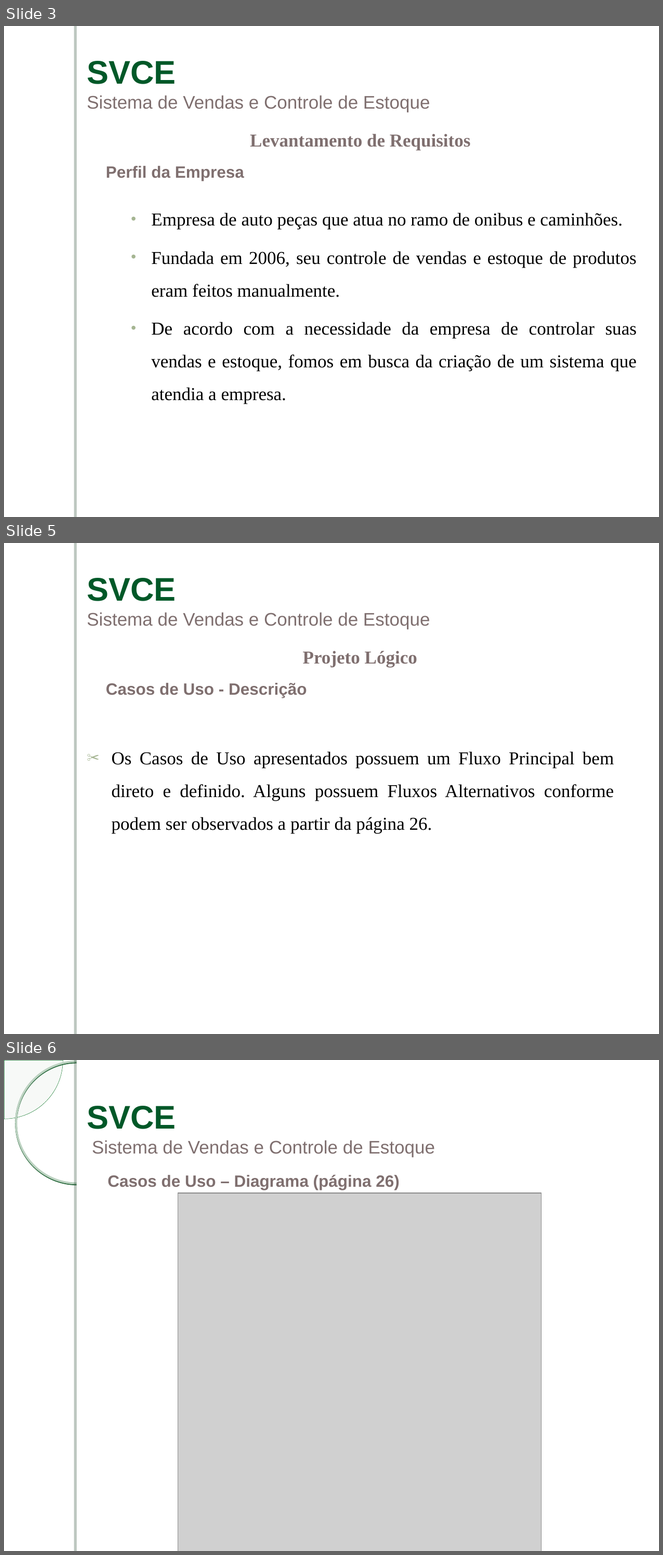
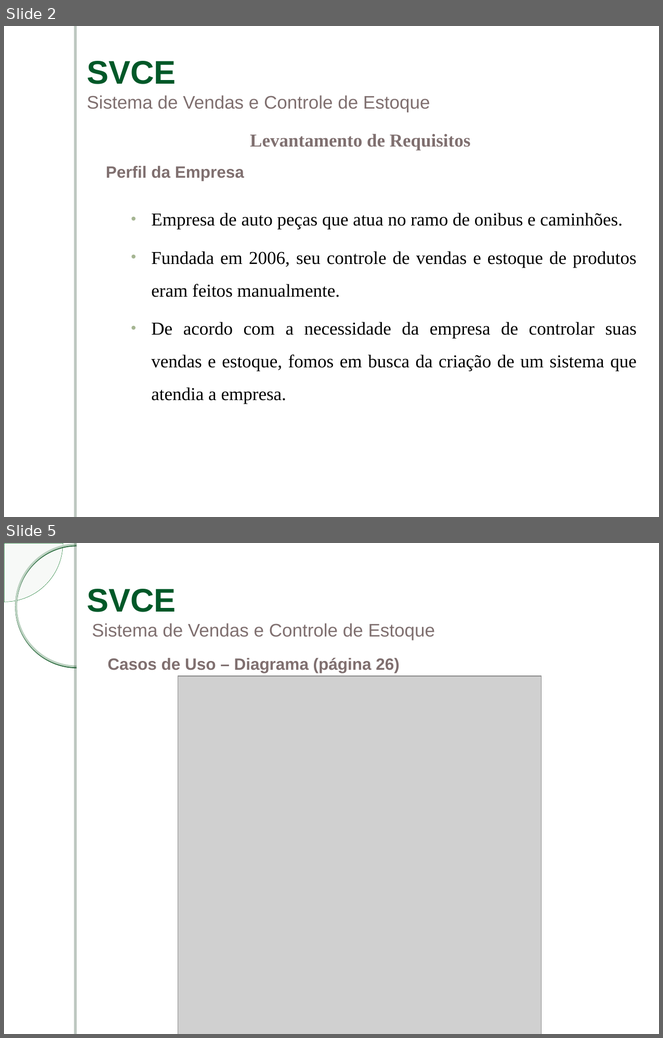
Before and after one commit to ViniciusConsultor/contentsystem, a slide deck: documentacao/Apresentação/Apresentacao-SVCE.ppt. Shown one above the other, each under a label of ours: slides 3, 5 and 6 before the commit, slides 2 and 5 after it; the slides between them are not shown. The pictures are 663x1555 and 663x1038 pixels, drawn with LibreOffice and Linux fonts; fonts in the diff are those of the drawing; grey boxes stand for pictures; background and template pictures are left out. Boxes give left, top, right and bottom in pixels: in the first picture for what was removed or moved away, otherwise in the second. Text is boxed around its words. In the diff, an @@ line names an element or a change of style, - is before the commit and + after.

```diff
--- a/documentacao/Apresentação/Apresentacao-SVCE.ppt
+++ b/documentacao/Apresentação/Apresentacao-SVCE.ppt
@@ slide 5 removed at (4, 543, 659, 1034), background picture (left out); not listed: 1 template element that a slide beside it also shows @@
@@ text removed at (87, 578, 430, 629) @@
-SVCE
-Sistema de Vendas e Controle de Estoque
@@ text removed at (303, 651, 417, 668) @@
-Projeto Lógico
@@ text removed at (106, 683, 307, 698) @@
-Casos de Uso - Descrição
@@ text removed at (112, 752, 614, 834) @@
-✂ Os Casos de Uso apresentados possuem um Fluxo Principal bem direto e definido. Alguns possuem Fluxos Alternativos conforme podem ser observados a partir da página 26.
@@ what was slide 3 is now slide 2 @@
@@ what was slide 6 is now slide 5 @@
```
Also in this commit, not shown: 2 slides changed, 1 slide added, 1 other slide removed.
